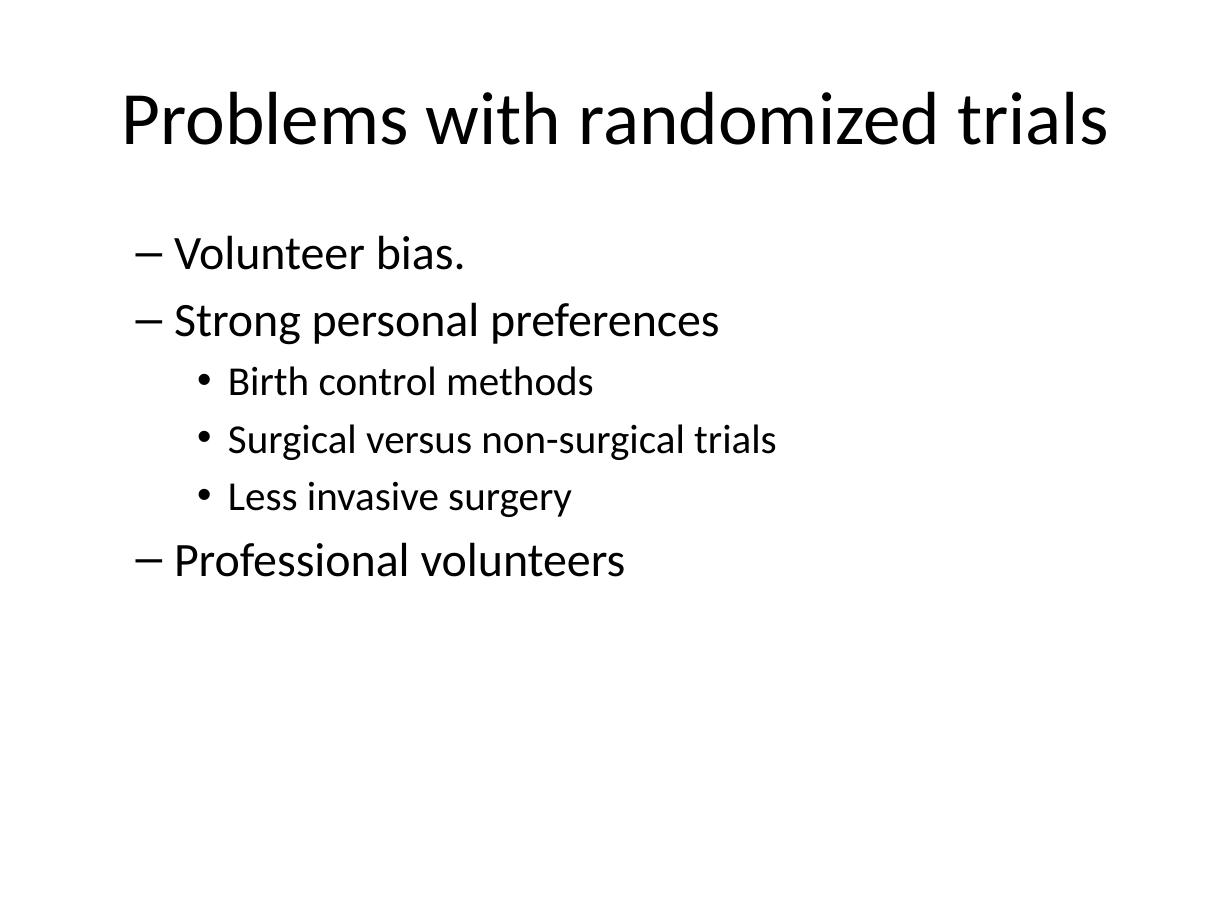
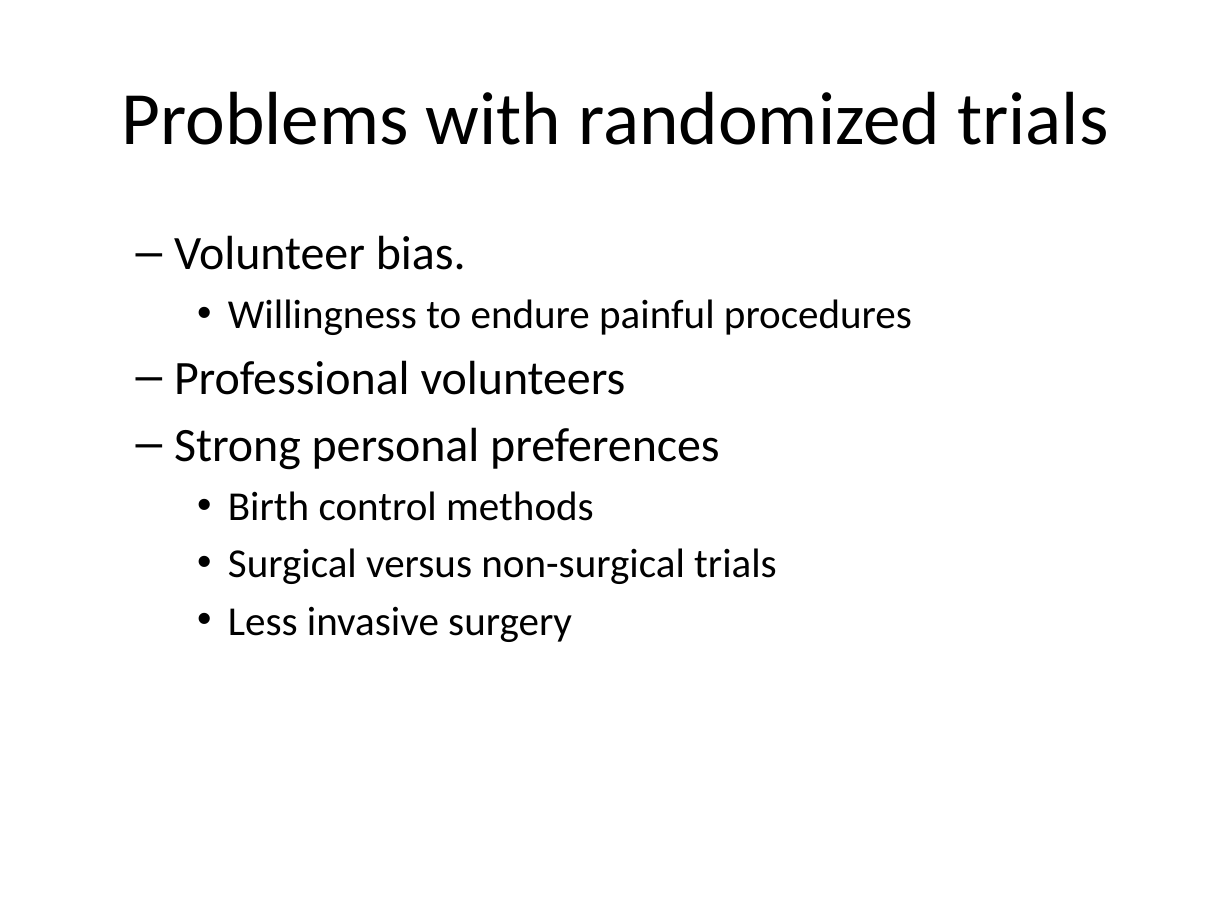
Before and after one commit to classes-medb/5510, a slide deck: slide 26 of src/video-04-randomized-trials.pptx (slide 19 before the commit). Drawn at 1232x924 pixels with LibreOffice and Linux fonts; fonts in the diff are those of the drawing. Boxes give left, top, right and bottom in pixels: in the first picture for what was removed or moved away, otherwise in the second. Text is boxed around its words. In the diff, an @@ line names an element or a change of style, - is before the commit and + after.

```diff
--- a/src/video-04-randomized-trials.pptx
+++ b/src/video-04-randomized-trials.pptx
@@ text at <box>174,299,912,395</box>: paragraphs added @@
+    • Willingness to endure painful procedures
+  – Professional volunteers
@@ text at <box>174,542,626,577</box>: paragraph removed @@
-  – Professional volunteers
```
Also in this commit, not shown: 8 other slides changed, 8 slides added, 19 slides removed, 11 other files.
